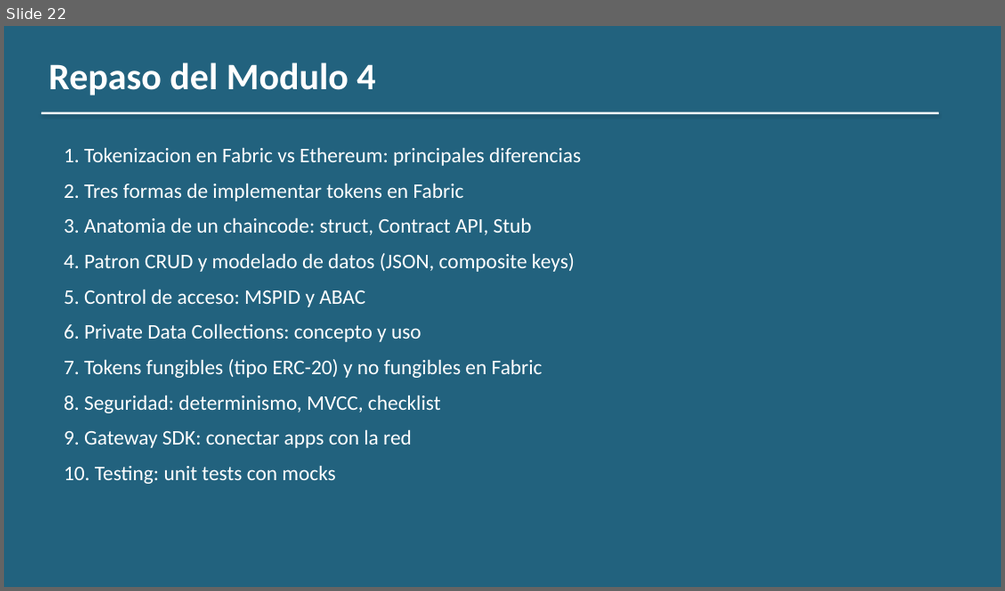
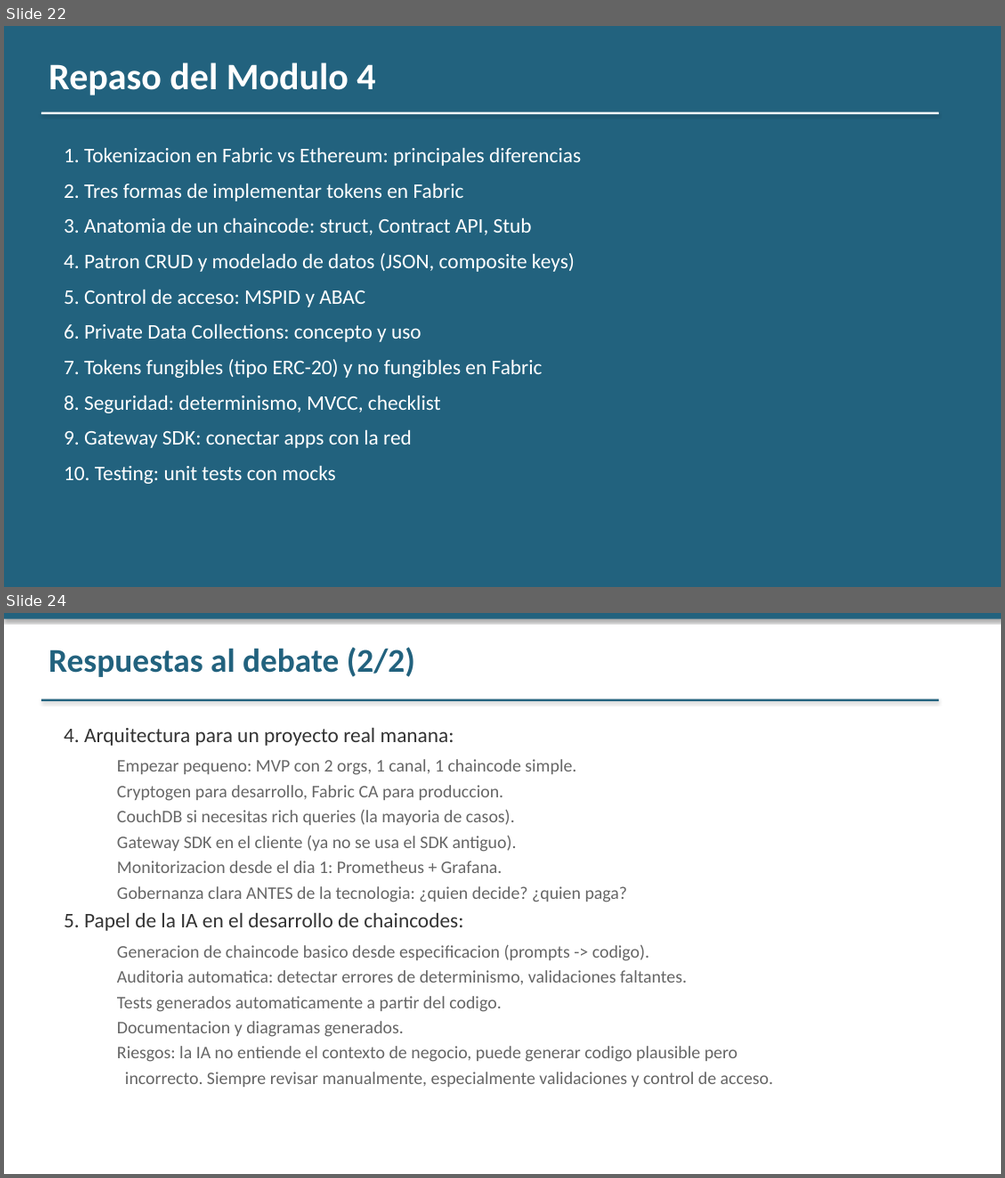
Before and after one commit to jjnieto/fabric, a slide deck: docs/slides/Modulo 4/dia_6.pptx. Shown one above the other, each under a label of ours: slide 22 before the commit, slides 22 and 24 after it; the slides between them are not shown. The pictures are 1005x591 and 1005x1178 pixels, drawn with LibreOffice and Linux fonts; fonts in the diff are those of the drawing. Boxes give left, top, right and bottom in pixels: in the first picture for what was removed or moved away, otherwise in the second. Text is boxed around its words. In the diff, an @@ line names an element or a change of style, - is before the commit and + after.

Commit message:
Día 5 y 6 Módulo 4: código Go a Node.js + slides de respuestas al debate y repaso

```diff
--- a/docs/slides/Modulo 4/dia_6.pptx
+++ b/docs/slides/Modulo 4/dia_6.pptx
@@ slide 24 added at bbox=[4, 613, 1001, 1174], background #FFFFFF @@
@@ rectangle added at bbox=[4, 613, 1001, 619], fill #22627E @@
@@ text added at bbox=[48, 647, 415, 677], 32 pt, text #22627E, bold @@
+Respuestas al debate (2/2)
@@ rectangle added at bbox=[41, 699, 938, 701], fill #22627E @@
@@ text added at bbox=[64, 727, 773, 1086], 17 pt, text #666666 @@
+4. Arquitectura para un proyecto real manana:
+  Empezar pequeno: MVP con 2 orgs, 1 canal, 1 chaincode simple.
+  Cryptogen para desarrollo, Fabric CA para produccion.
+  CouchDB si necesitas rich queries (la mayoria de casos).
+  Gateway SDK en el cliente (ya no se usa el SDK antiguo).
+  Monitorizacion desde el dia 1: Prometheus + Grafana.
+  Gobernanza clara ANTES de la tecnologia: ¿quien decide? ¿quien paga?
+5. Papel de la IA en el desarrollo de chaincodes:
+  Generacion de chaincode basico desde especificacion (prompts -> codigo).
+  Auditoria automatica: detectar errores de determinismo, validaciones faltantes.
+  Tests generados automaticamente a partir del codigo.
+  Documentacion y diagramas generados.
+  Riesgos: la IA no entiende el contexto de negocio, puede generar codigo plausible pero
+  incorrecto. Siempre revisar manualmente, especialmente validaciones y control de acceso.
```
Also in this commit, not shown: 2 slides changed, 3 other slides added, 10 other files.
